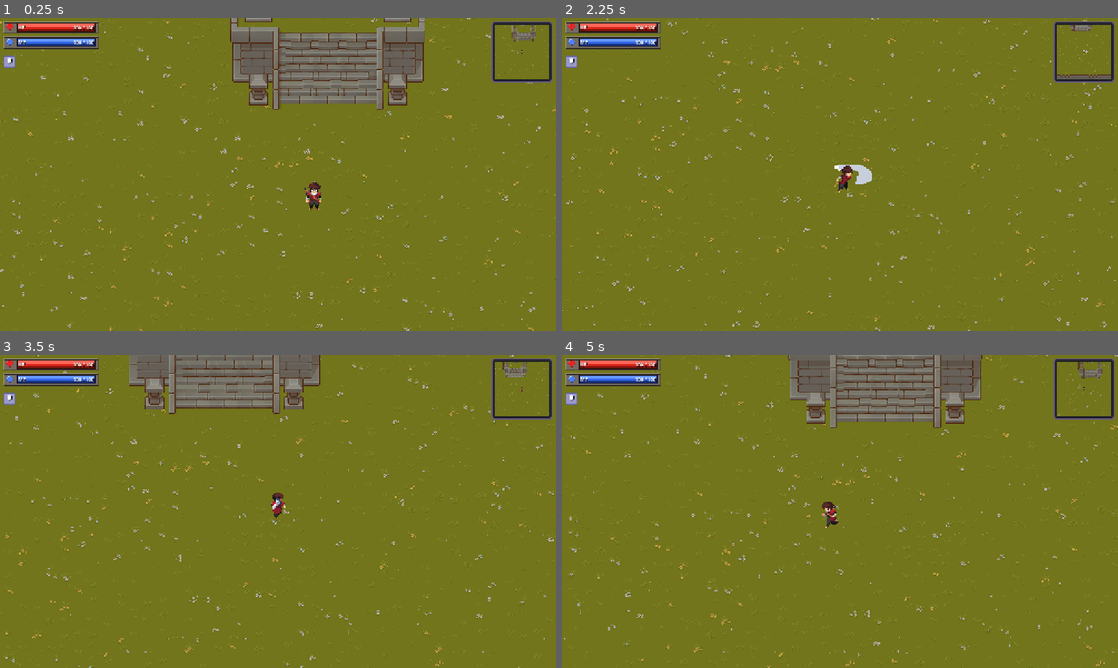
Above: before the commit, frames 1-4 (two rows, left to right).
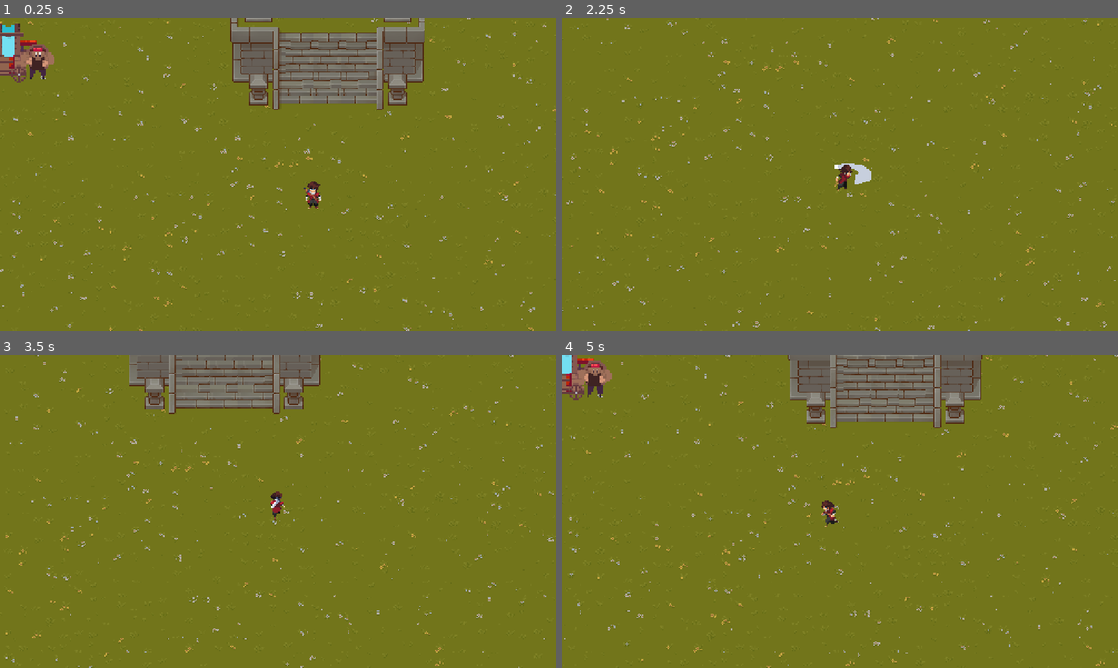
Above: after the commit, the same moments.

Repository: HauTranCong/emberfield
Game: Godot game, scene res://sense/Main.tscn
The game is run twice, just before and just after one commit, with the same random seed, the same clock (stepped at 60 frames per second) and the same inputs.
Inputs:
- Up to frame 1 (0.25 s): no input
- Up to frame 2 (2.25 s): hold Right (ui_right) 0.53-1.28 s; tap A (character_attack) at 0.6, 2.1 s; hold Down (ui_down) 1.28-2.03 s; tap E (character_interact_smith) at 1.35 s; hold Right (ui_right) from 2.03 s (still down)
- Up to frame 3 (3.5 s): release Right (ui_right) at 2.78 s; hold Up (ui_up) from 2.78 s (still down); tap E (character_interact_smith) at 2.85 s
- Up to frame 4 (5 s): release Up (ui_up) at 3.53 s; hold Left (ui_left) from 3.53 s (still down); tap A (character_attack) at 3.6 s; tap E (character_interact_smith) at 4.35 s

The runs differ from the first frame. In frame 1, 3.0% of the frame differs, in the area x 0-100%, y 1-62%; in frame 2, 2.3%; in frame 3, 2.2%; in frame 4, 2.5%.

Commit message:
[T1P-4]: Implement Shop Art

Diff:
--- a/sense/Main.tscn
+++ b/sense/Main.tscn
@@ -4,12 +4,19 @@
 [ext_resource type="PackedScene" uid="uid://dlgb1s7mqmeg7" path="res://sense/maps/town.tscn" id="1_tvs3x"]
 [ext_resource type="PackedScene" uid="uid://e44upqeun2xc" path="res://sense/player/player.tscn" id="2_1bue1"]
 [ext_resource type="PackedScene" uid="uid://db4xj232ats72" path="res://sense/hud/hud.tscn" id="3_hud"]
+[ext_resource type="PackedScene" uid="uid://2q84aiy734et" path="res://sense/Town Shop/General_Goods.tscn" id="5_uhpmu"]
 
 [node name="Main" type="Node2D" unique_id=657329077]
+y_sort_enabled = true
 script = ExtResource("1_irjbn")
 
 [node name="Town" parent="." unique_id=1811788023 instance=ExtResource("1_tvs3x")]
 
 [node name="Player" parent="." unique_id=268643816 instance=ExtResource("2_1bue1")]
+texture_filter = 1
 
 [node name="HUD" parent="." unique_id=1121581603 instance=ExtResource("3_hud")]
+visible = false
+
+[node name="Shop" parent="." unique_id=1689578860 instance=ExtResource("5_uhpmu")]
+position = Vector2(278.00003, 207.00002)
--- /dev/null
+++ b/sense/Town Shop/General_Goods.tscn
@@ -0,0 +1,68 @@
+[gd_scene format=3 uid="uid://2q84aiy734et"]
+
+[ext_resource type="Script" uid="uid://buqa24ev2h77c" path="res://sense/Town Shop/general_goods.gd" id="1_0q4i7"]
+[ext_resource type="Texture2D" uid="uid://d2o4dtjmsv6e3" path="res://assets/Shop/General-shop/Merchant Cart.png" id="1_6xrvg"]
+[ext_resource type="Texture2D" uid="uid://chvrgxw86st8g" path="res://assets/Shop/General-shop/Merchant Man-Sheet.png" id="2_0q4i7"]
+
+[sub_resource type="RectangleShape2D" id="RectangleShape2D_knsfb"]
+size = Vector2(56, 9.666668)
+
+[sub_resource type="AtlasTexture" id="AtlasTexture_3hn0m"]
+atlas = ExtResource("2_0q4i7")
+region = Rect2(0, 0, 32, 32)
+
+[sub_resource type="AtlasTexture" id="AtlasTexture_lq5o8"]
+atlas = ExtResource("2_0q4i7")
+region = Rect2(32, 0, 32, 32)
+
+[sub_resource type="AtlasTexture" id="AtlasTexture_ufneg"]
+atlas = ExtResource("2_0q4i7")
+region = Rect2(64, 0, 32, 32)
+
+[sub_resource type="SpriteFrames" id="SpriteFrames_jfna2"]
+animations = [{
+"frames": [{
+"duration": 1.0,
+"texture": SubResource("AtlasTexture_3hn0m")
+}, {
+"duration": 1.0,
+"texture": SubResource("AtlasTexture_lq5o8")
+}, {
+"duration": 1.0,
+"texture": SubResource("AtlasTexture_ufneg")
+}],
+"loop": true,
+"name": &"idle",
+"speed": 5.0
+}]
+
+[sub_resource type="RectangleShape2D" id="RectangleShape2D_0q4i7"]
+size = Vector2(55, 16)
+
+[node name="Shop" type="StaticBody2D" unique_id=1689578860]
+y_sort_enabled = true
+scale = Vector2(2, 2)
+script = ExtResource("1_0q4i7")
+
+[node name="Sprite2D" type="Sprite2D" parent="." unique_id=966760986]
+y_sort_enabled = true
+position = Vector2(-4.333334, -15.333335)
+texture = ExtResource("1_6xrvg")
+
+[node name="CollisionShape2D" type="CollisionShape2D" parent="." unique_id=1392989862]
+position = Vector2(0.66666657, -5.500001)
+shape = SubResource("RectangleShape2D_knsfb")
+
+[node name="AnimatedSprite2D" type="AnimatedSprite2D" parent="." unique_id=1087211752]
+y_sort_enabled = true
+texture_filter = 1
+position = Vector2(22.666664, -14.333335)
+sprite_frames = SubResource("SpriteFrames_jfna2")
+animation = &"idle"
+
+[node name="InteractArea" type="Area2D" parent="." unique_id=1531978543]
+position = Vector2(-2.9999998, 6.333333)
+
+[node name="CollisionShape2D" type="CollisionShape2D" parent="InteractArea" unique_id=1417347395]
+position = Vector2(3.3333333, -2.9999993)
+shape = SubResource("RectangleShape2D_0q4i7")
--- /dev/null
+++ b/sense/Town Shop/general_goods.gd
@@ -0,0 +1,12 @@
+extends StaticBody2D
+
+@onready var anim: AnimatedSprite2D = $AnimatedSprite2D
+
+# Called when the node enters the scene tree for the first time.
+func _ready() -> void:
+	anim.play("idle")
+
+
+# Called every frame. 'delta' is the elapsed time since the previous frame.
+func _process(delta: float) -> void:
+	pass
--- a/sense/player/player.tscn
+++ b/sense/player/player.tscn
@@ -1286,11 +1286,13 @@
 }
 
 [node name="Player" type="CharacterBody2D" unique_id=268643816]
+y_sort_enabled = true
 script = ExtResource("1_1lvrt")
 stats = SubResource("Resource_tlyb0")
 
 [node name="AnimatedSprite2D" type="AnimatedSprite2D" parent="." unique_id=379667701]
-position = Vector2(0, 1)
+y_sort_enabled = true
+position = Vector2(-1, 0)
 sprite_frames = SubResource("SpriteFrames_pnikv")
 animation = &"attack_right"
 
Binary file added: assets/Shop/General-shop/Merchant Cart.aseprite
Binary file added: assets/Shop/General-shop/Merchant Cart.png
Not shown, added: assets/Shop/General-shop/Merchant Cart.png.import
Binary file added: assets/Shop/General-shop/Merchant Man-Sheet.png
Not shown, added: assets/Shop/General-shop/Merchant Man-Sheet.png.import
Not shown, added: sense/Town Shop/general_goods.gd.uid
